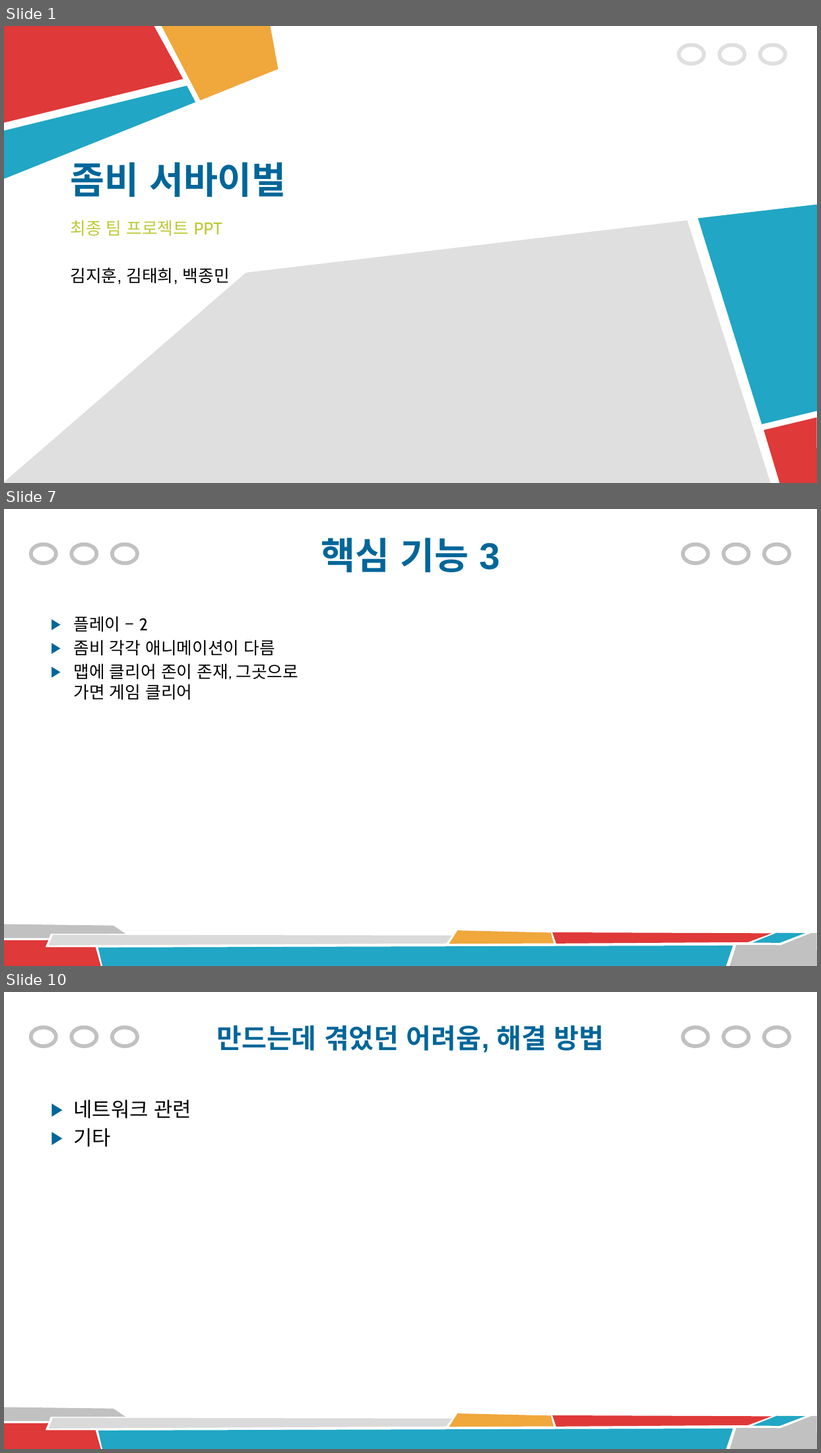
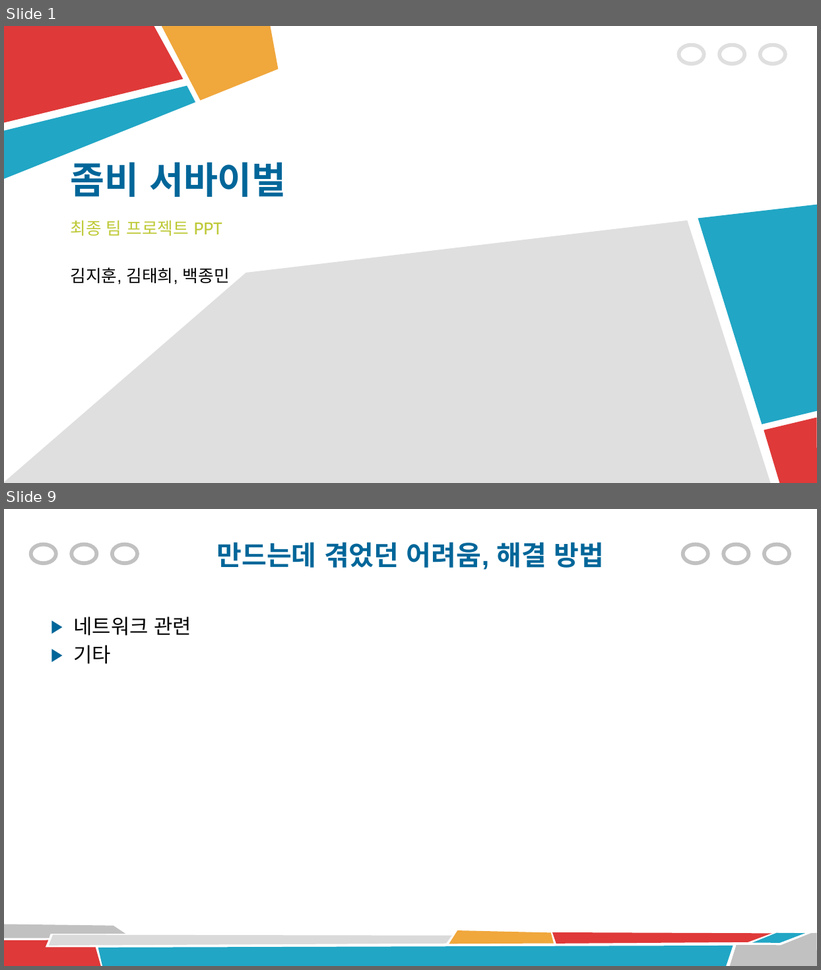
Before and after one commit to xogml01074/Final-Project, a slide deck: 최종 프로젝트(좀비 서바이벌).pptx. Shown one above the other, each under a label of ours: slides 1, 7 and 10 before the commit, slides 1 and 9 after it; the slides between them are not shown. The pictures are 821x1453 and 821x970 pixels, drawn with LibreOffice and Linux fonts; fonts in the diff are those of the drawing. Boxes give left, top, right and bottom in pixels: in the first picture for what was removed or moved away, otherwise in the second. Text is boxed around its words. In the diff, an @@ line names an element or a change of style, - is before the commit and + after.

```diff
--- a/최종 프로젝트(좀비 서바이벌).pptx
+++ b/최종 프로젝트(좀비 서바이벌).pptx
@@ slide 7 removed at (4, 509, 817, 966), background #FFFFFF; not listed: 14 template elements that a slide beside it also shows @@
@@ title removed at (321, 537, 500, 572) @@
-핵심 기능 3
@@ text removed at (73, 616, 298, 700) @@
-▶ 플레이 – 2
-▶ 좀비 각각 애니메이션이 다름
-▶ 맵에 클리어 존이 존재, 그곳으로 가면 게임 클리어
@@ what was slide 10 is now slide 9 @@
```
Also in this commit, not shown: 6 slides changed, 1 slide added, 1 other slide removed, 36 other files.
